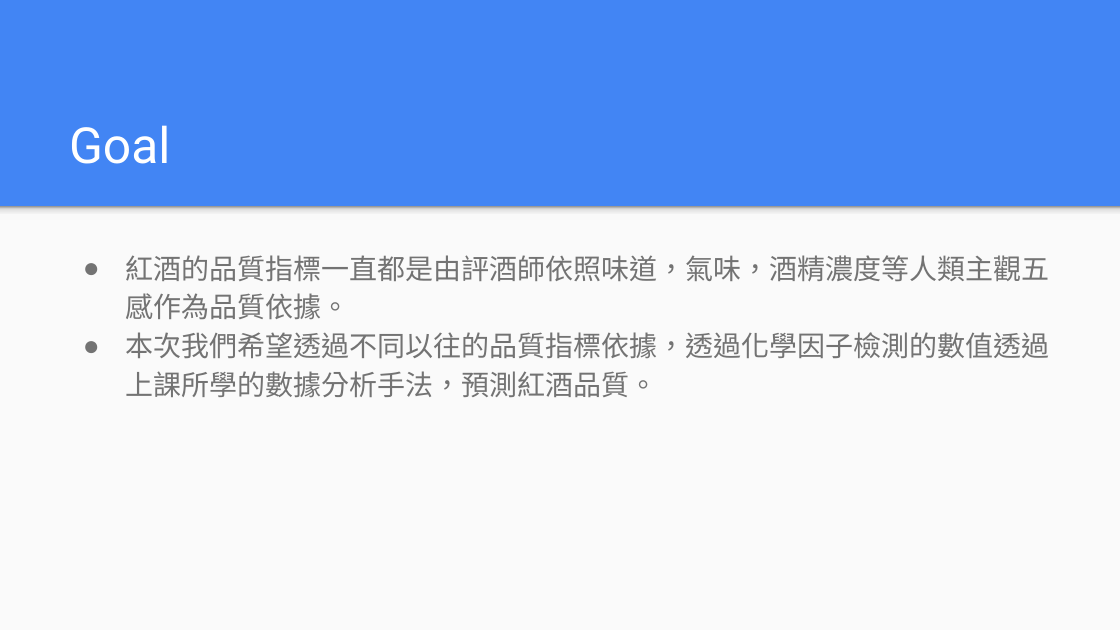
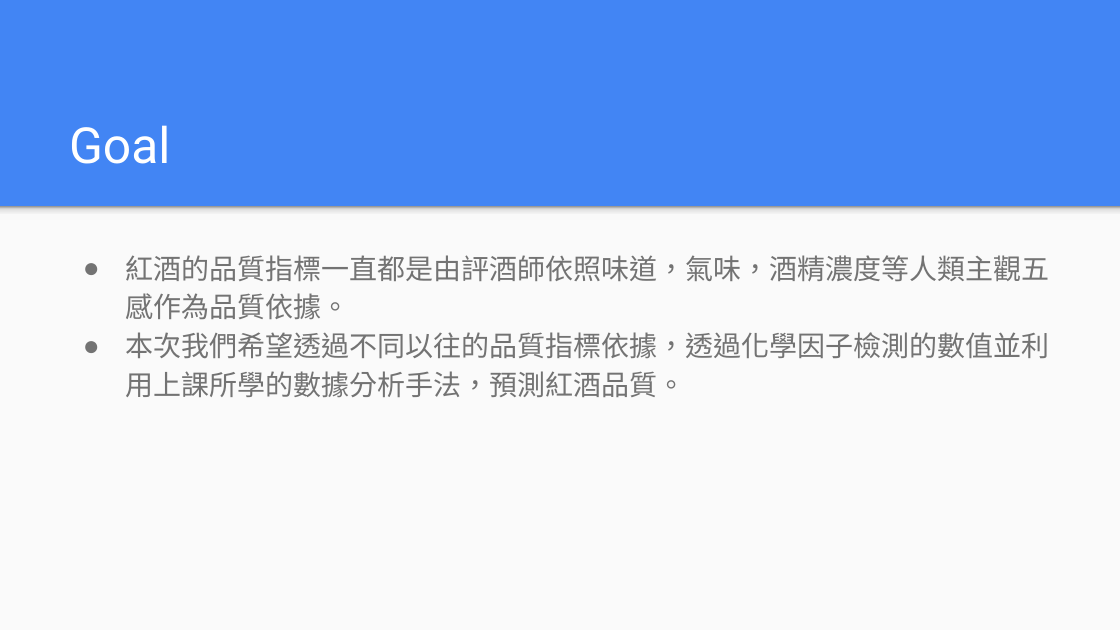
Before and after one commit to 1091-datascience/finalproject-group4, a slide deck: slide 2 of docs/1091_datascience_FP_group4.pptx. Drawn at 1120x630 pixels with LibreOffice and Linux fonts; fonts in the diff are those of the drawing. Boxes give left, top, right and bottom in pixels: in the first picture for what was removed or moved away, otherwise in the second. Text is boxed around its words. In the diff, an @@ line names an element or a change of style, - is before the commit and + after.

```diff
--- a/docs/1091_datascience_FP_group4.pptx
+++ b/docs/1091_datascience_FP_group4.pptx
@@ text at <box>125,332,1049,397</box>: text changed @@
-● 本次我們希望透過不同以往的品質指標依據，透過化學因子檢測的數值透過上課所學的數據分析手法，預測紅酒品質。
+● 本次我們希望透過不同以往的品質指標依據，透過化學因子檢測的數值並利用上課所學的數據分析手法，預測紅酒品質。
```
Also in this commit, not shown: 1 other slide changed, 1 slide added, 1 slide removed.
